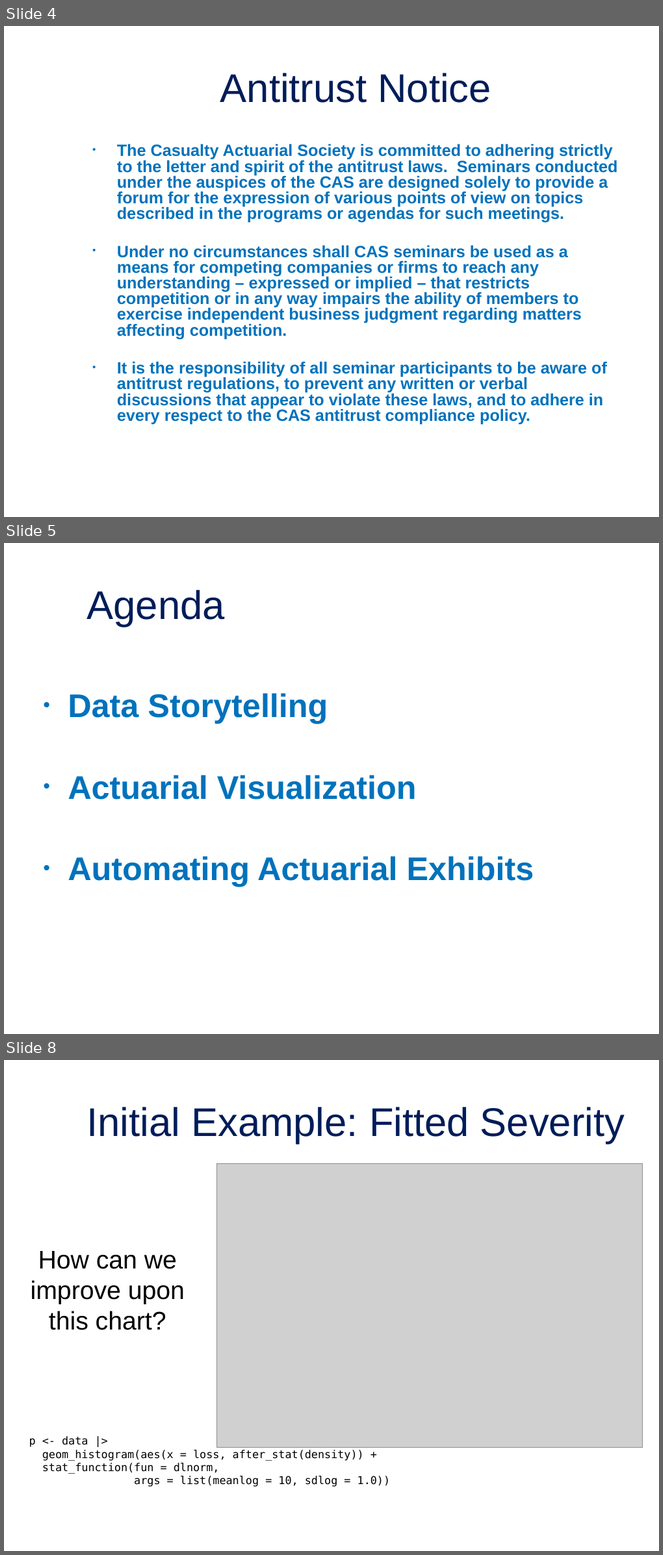
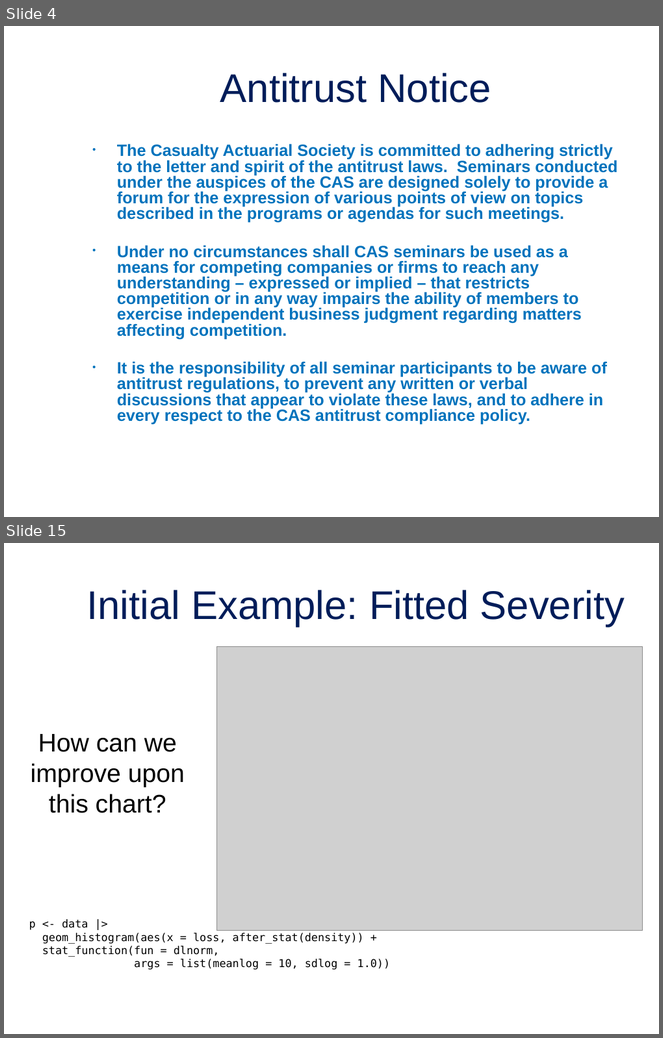
Before and after one commit to jordan-bonner/CAS_Spr23, a slide deck: Presentation Slides/Effective Data Visualization for Actuaries.pptx. Shown one above the other, each under a label of ours: slides 4, 5 and 8 before the commit, slides 4 and 15 after it; the slides between them are not shown. The pictures are 663x1555 and 663x1038 pixels, drawn with LibreOffice and Linux fonts; fonts in the diff are those of the drawing; grey boxes stand for pictures; background and template pictures are left out. Boxes give left, top, right and bottom in pixels: in the first picture for what was removed or moved away, otherwise in the second. Text is boxed around its words. In the diff, an @@ line names an element or a change of style, - is before the commit and + after.

```diff
--- a/Presentation Slides/Effective Data Visualization for Actuaries.pptx
+++ b/Presentation Slides/Effective Data Visualization for Actuaries.pptx
@@ slide 5 removed at [4, 543, 659, 1034], background picture (left out) @@
@@ title removed at [87, 590, 225, 627] @@
-Agenda
@@ text removed at [68, 693, 534, 887] @@
-• Data Storytelling
-• Actuarial Visualization
-• Automating Actuarial Exhibits
@@ what was slide 8 is now slide 15 @@
```
Also in this commit, not shown: 2 slides changed, 9 slides added, 16 other slides removed, 6 other files.
